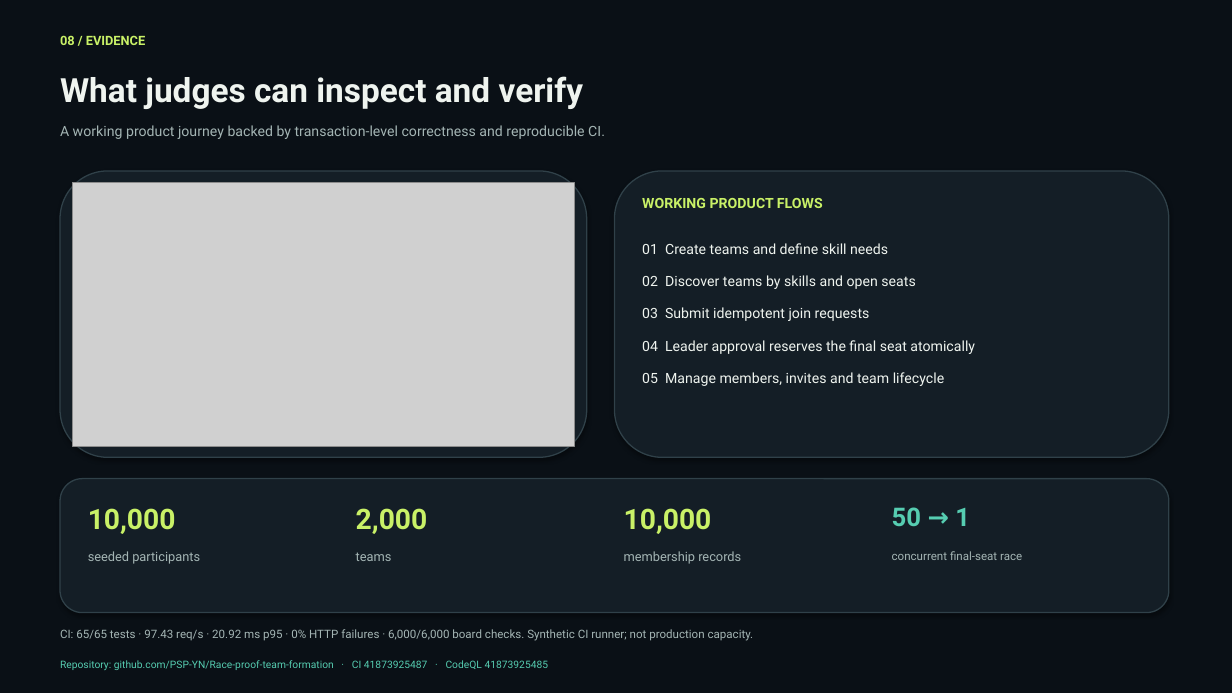
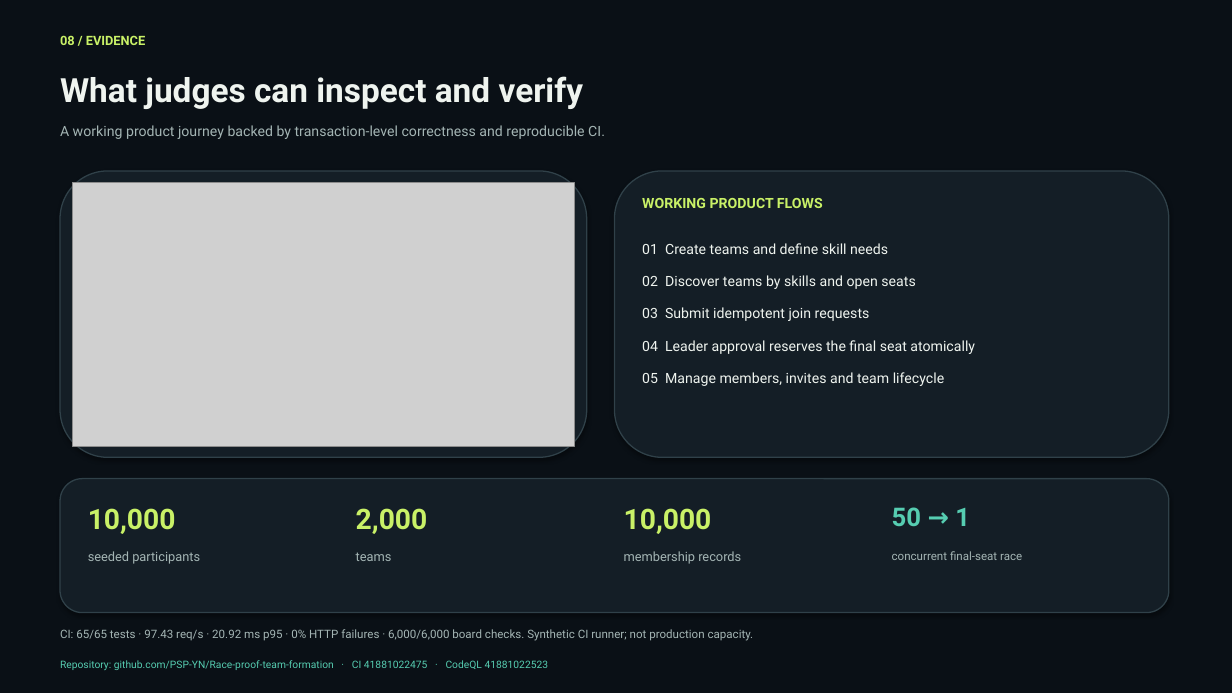
Before and after one commit to PSP-YN/Race-proof-team-formation, a slide deck: slide 8 of demo/files/CrewForge-PS1-Submission-Deck.pptx. Drawn at 1232x693 pixels with LibreOffice and Linux fonts; fonts in the diff are those of the drawing; grey boxes stand for pictures. Boxes give left, top, right and bottom in pixels: in the first picture for what was removed or moved away, otherwise in the second. Text is boxed around its words. In the diff, an @@ line names an element or a change of style, - is before the commit and + after.

```diff
--- a/demo/files/CrewForge-PS1-Submission-Deck.pptx
+++ b/demo/files/CrewForge-PS1-Submission-Deck.pptx
@@ text at (x1=60, y1=660, x2=549, y2=670): text changed @@
-Repository: github.com/PSP-YN/Race-proof-team-formation · CI 41873925487 · CodeQL 41873925485
+Repository: github.com/PSP-YN/Race-proof-team-formation · CI 41881022475 · CodeQL 41881022523
```
Also in this commit, not shown: 2 other slides changed, 2 other files.
